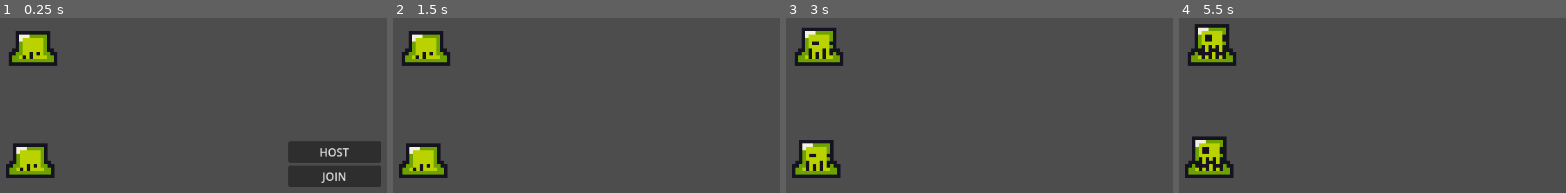
Above: before the commit, frames 1-4 (left to right).
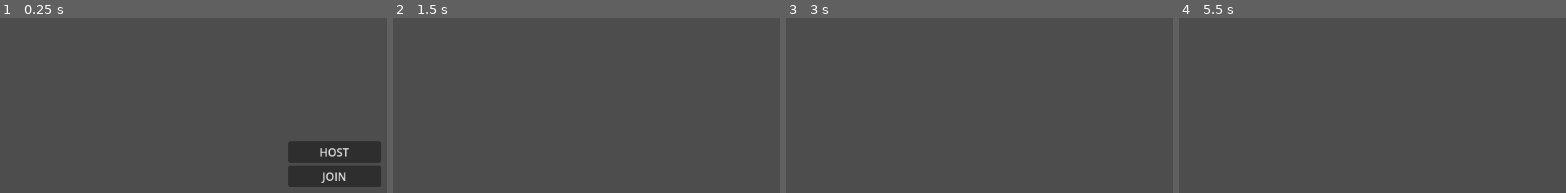
Above: after the commit, the same moments.

Repository: Mansur-Ashrapov/ironveil
Game: Godot game, scene res://scenes/example.tscn
Same seed, same stepped clock (60 frames per second), same inputs: the game is played once before the commit and once after it.
Inputs:
- Up to frame 1 (0.25 s): no input
- Up to frame 2 (1.5 s): hold D (move_right) 0.53-1.25 s; click "HOST" at 1.25 s
- Up to frame 3 (3 s): hold S (move_down) 2.03-2.78 s; hold D (move_right) from 2.78 s (still down)
- Up to frame 4 (5.5 s): release D (move_right) at 3.53 s; hold W (move_up) 3.53-4.28 s; hold A (move_left) from 4.28 s (still down)

The runs differ from the first frame. In frame 1, 4.2% of the frame differs, in the area x 1-15%, y 7-92%; in frame 2, 4.2%; in frame 3, 4.5%; in frame 4, 4.9%, in the area x 1-15%, y 3-92%.

Commit message:
добавил папку assets
перенес изображения в директорию assets/sprites

Diff:
--- a/project.godot
+++ b/project.godot
@@ -13,7 +13,7 @@
 config/name="ironveil"
 run/main_scene="uid://cj3ofmycfth6y"
 config/features=PackedStringArray("4.5", "Forward Plus")
-config/icon="res://assets/icon.svg"
+config/icon="res://assets/sprites/icon.svg"
 
 [autoload]
 
--- a/scenes/network_player.tscn
+++ b/scenes/network_player.tscn
@@ -1,10 +1,10 @@
 [gd_scene load_steps=14 format=3 uid="uid://v3d1ogl7dbfk"]
 
 [ext_resource type="Script" uid="uid://cxujnvfnqx5w3" path="res://scripts/player_characters/player_base.gd" id="1_5l5im"]
-[ext_resource type="Texture2D" uid="uid://cadmsq53mptb0" path="res://assets/sheet.png" id="2_dtrl1"]
+[ext_resource type="Texture2D" uid="uid://cadmsq53mptb0" path="res://assets/sprites/sheet.png" id="2_dtrl1"]
 [ext_resource type="Script" uid="uid://bgtt12tk47epa" path="res://scripts/abilities/swordTest/sword_ability.gd" id="2_hc1dv"]
 [ext_resource type="Script" uid="uid://cx62di5gmvb48" path="res://scripts/player_characters/player_base_animation_controller.gd" id="3_dtrl1"]
-[ext_resource type="PackedScene" uid="uid://buyios2xjnnn4" path="res://scenes/player_ui.tscn" id="3_rhx3x"]
+[ext_resource type="PackedScene" uid="uid://ckc5nxrmdil2e" path="res://scenes/player_ui.tscn" id="3_rhx3x"]
 
 [sub_resource type="RectangleShape2D" id="RectangleShape2D_27uls"]
 size = Vector2(60, 71)
@@ -38,6 +38,22 @@
 "transitions": PackedFloat32Array(1, 1),
 "update": 1,
 "values": [3, 4]
+}
+
+[sub_resource type="Animation" id="Animation_5lknd"]
+resource_name = "get_hit"
+length = 0.5
+tracks/0/type = "value"
+tracks/0/imported = false
+tracks/0/enabled = true
+tracks/0/path = NodePath("Char-sheet:frame")
+tracks/0/interp = 1
+tracks/0/loop_wrap = true
+tracks/0/keys = {
+"times": PackedFloat32Array(0),
+"transitions": PackedFloat32Array(1),
+"update": 1,
+"values": [7]
 }
 
 [sub_resource type="Animation" id="Animation_hquwp"]
@@ -74,22 +90,6 @@
 
 [sub_resource type="Animation" id="Animation_dtrl1"]
 resource_name = "new_animation"
-
-[sub_resource type="Animation" id="Animation_5lknd"]
-resource_name = "get_hit"
-length = 0.5
-tracks/0/type = "value"
-tracks/0/imported = false
-tracks/0/enabled = true
-tracks/0/path = NodePath("Char-sheet:frame")
-tracks/0/interp = 1
-tracks/0/loop_wrap = true
-tracks/0/keys = {
-"times": PackedFloat32Array(0),
-"transitions": PackedFloat32Array(1),
-"update": 1,
-"values": [7]
-}
 
 [sub_resource type="AnimationLibrary" id="AnimationLibrary_hc1dv"]
 _data = {
--- a/scenes/sword_test.tscn
+++ b/scenes/sword_test.tscn
@@ -1,6 +1,6 @@
 [gd_scene load_steps=8 format=3 uid="uid://cifbbv45im7sl"]
 
-[ext_resource type="Texture2D" uid="uid://b2xkixvkpguk6" path="res://assets/attack_sword.png" id="1_ycbs3"]
+[ext_resource type="Texture2D" uid="uid://b2xkixvkpguk6" path="res://assets/sprites/attack_sword.png" id="1_ycbs3"]
 [ext_resource type="Script" uid="uid://c0llrm37icw4v" path="res://scripts/abilities/swordTest/sword_animation_controller.gd" id="2_n355p"]
 [ext_resource type="Script" uid="uid://p5v6oqb4uoi1" path="res://scripts/abilities/swordTest/sword.gd" id="2_s4ec8"]
 
Renamed: assets/attack_sword.png -> assets/sprites/attack_sword.png
Not shown, changed: assets/sprites/attack_sword.png.import
Renamed: assets/char-sheet.png -> assets/sprites/char-sheet.png
Not shown, changed: assets/sprites/char-sheet.png.import
Renamed: assets/icon.svg -> assets/sprites/icon.svg
Not shown, changed: assets/sprites/icon.svg.import
Renamed: assets/sheet.png -> assets/sprites/sheet.png
Not shown, changed: assets/sprites/sheet.png.import
Renamed: assets/slime_green.png -> assets/sprites/slime_green.png
Not shown, changed: assets/sprites/slime_green.png.import
Not shown: 1 places in scenes/slime.tscn that only renumber resources
